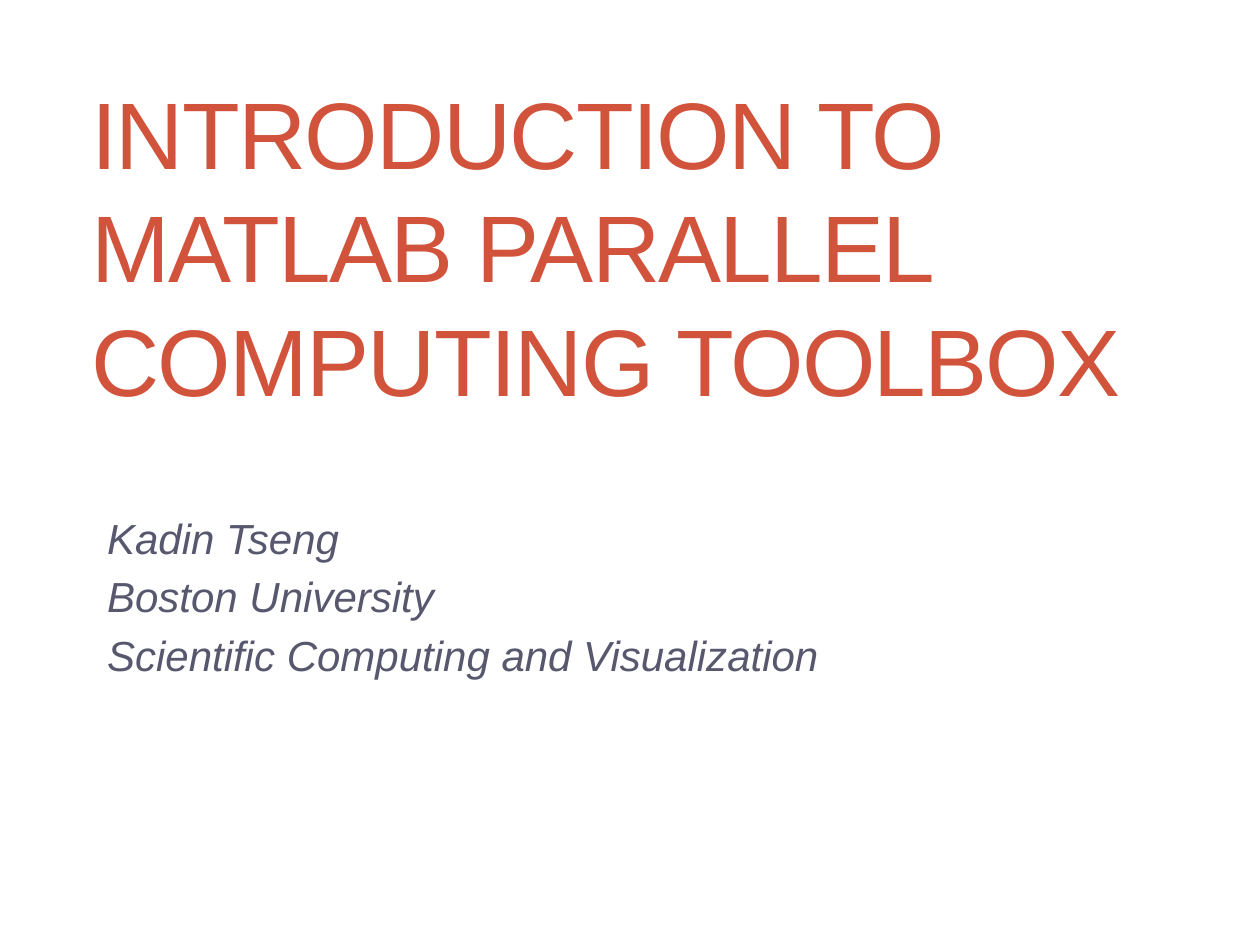
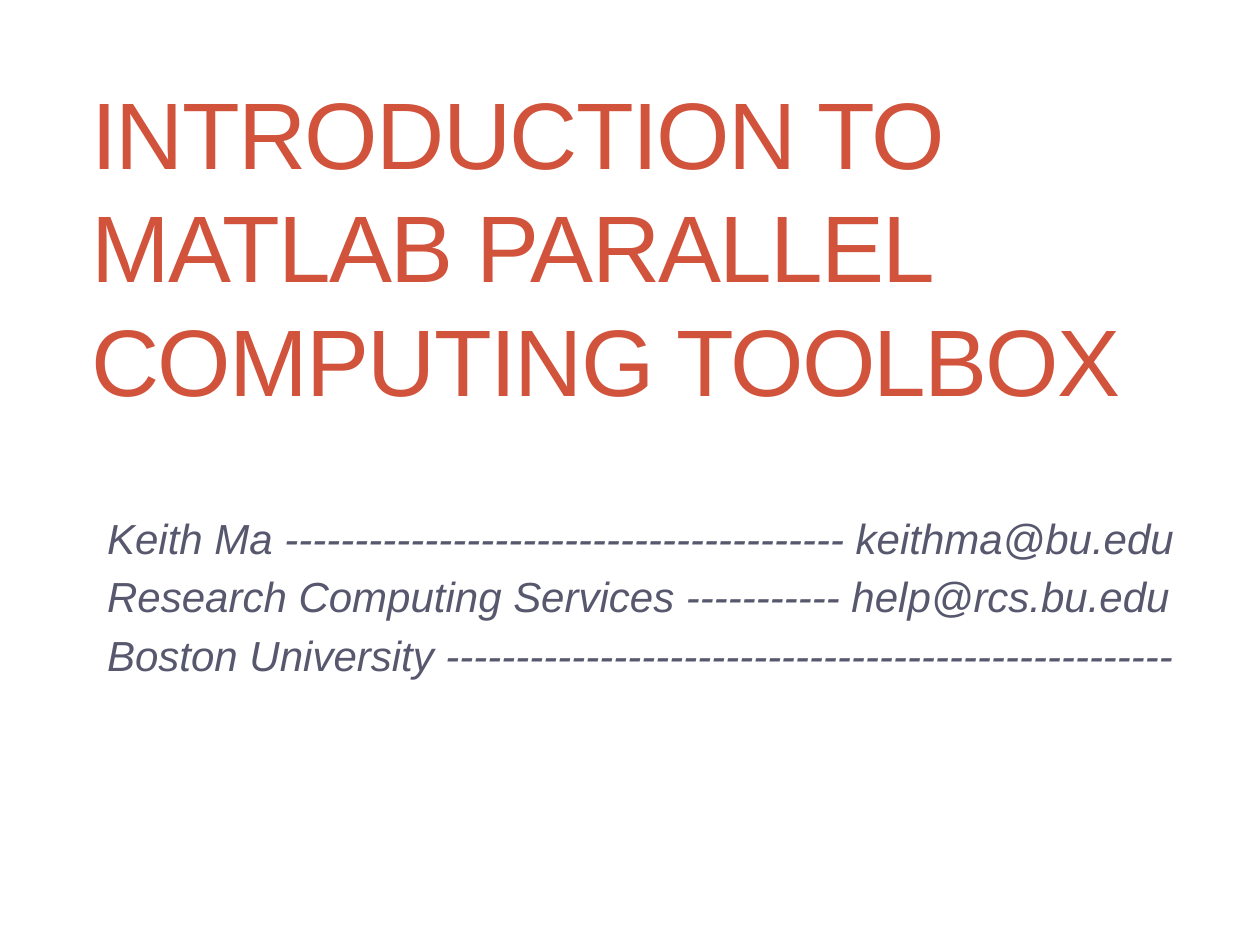
Before and after one commit to keithfma/bu_tutorial_matlab_parallel, a slide deck: slide 1 of slides.pptx. Drawn at 1260x945 pixels with LibreOffice and Linux fonts; fonts in the diff are those of the drawing. Boxes give left, top, right and bottom in pixels: in the first picture for what was removed or moved away, otherwise in the second. Text is boxed around its words. In the diff, an @@ line names an element or a change of style, - is before the commit and + after.

Commit message:
2015 Summer tutorial
This is the first version taught by Keith Ma. The slides are modified from Kadin
Tseng's previous tutorial.

```diff
--- a/slides.pptx
+++ b/slides.pptx
@@ subtitle at bbox=[107, 523, 1174, 680]: text changed @@
-Kadin Tseng
-Boston University
-Scientific Computing and Visualization
+Keith Ma ---------------------------------------- keithma@bu.edu
+Research Computing Services ----------- help@rcs.bu.edu
+Boston University ----------------------------------------------------
```
Also in this commit, not shown: 15 other slides changed, 20 slides added, 25 slides removed.
